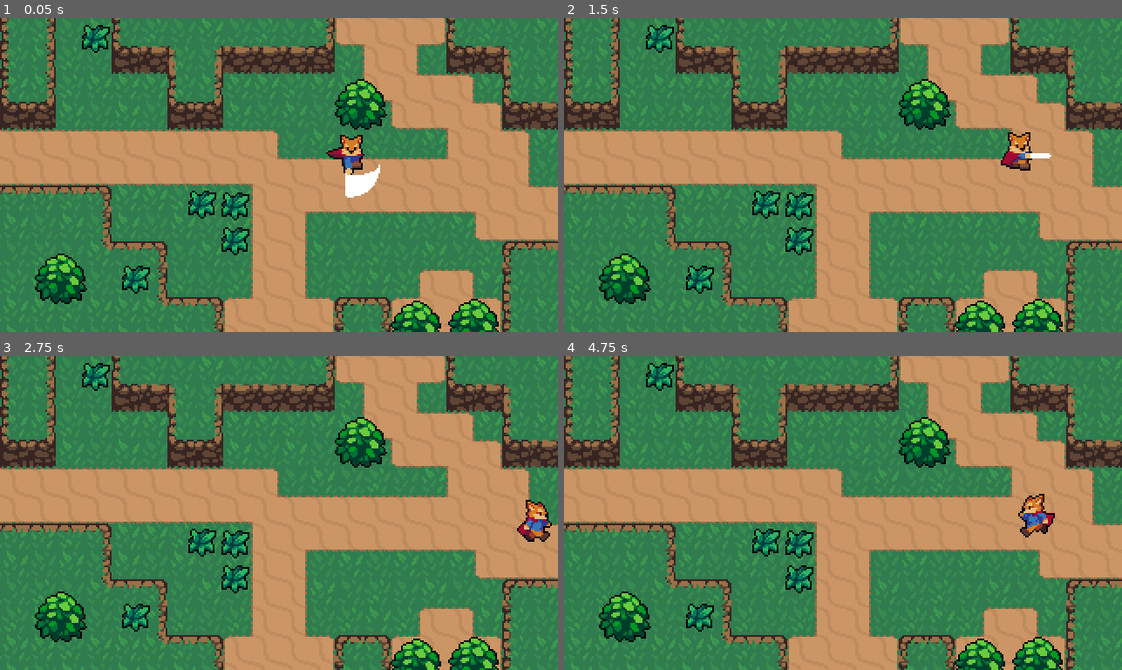
Above: before the commit, frames 1-4 (two rows, left to right).
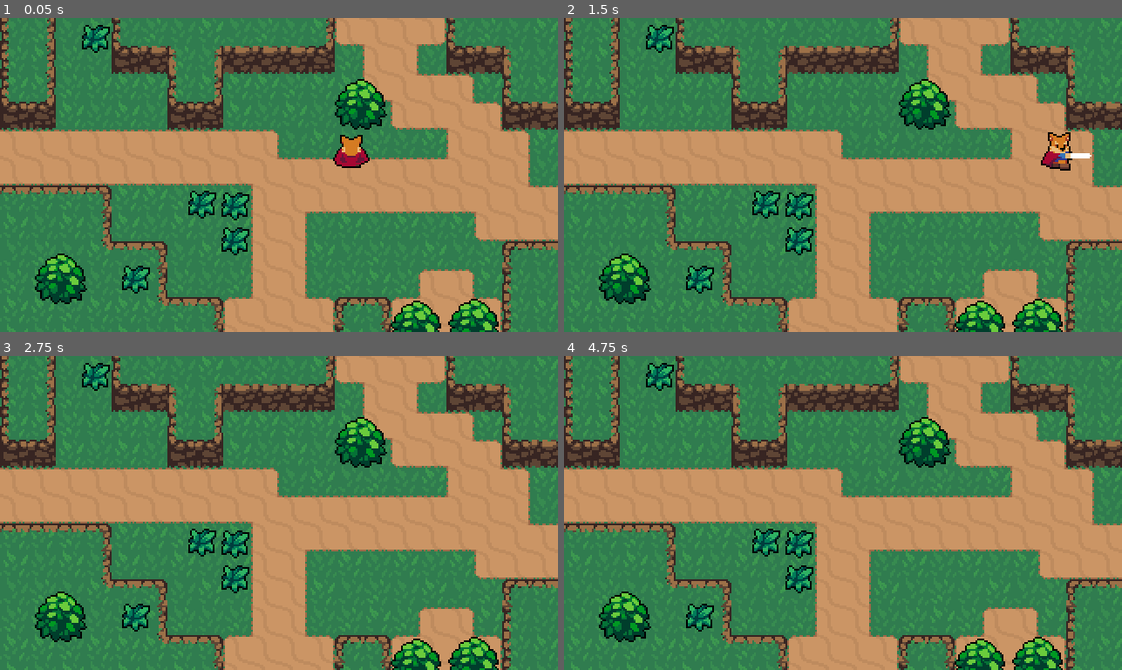
Above: after the commit, the same moments.

Repository: dmitriy-shmilo/hb-rpg
Game: Godot game, scene res://World.tscn
The game is run twice, just before and just after one commit, with the same random seed, the same clock (stepped at 60 frames per second) and the same inputs.
Inputs:
- Up to frame 1 (0.05 s): no input
- Up to frame 2 (1.5 s): tap Enter at 0.5 s; hold Right (ui_right) 0.53-1.28 s; tap Shift (roll, bound only after the commit) at 0.6 s; hold Down (ui_down) from 1.28 s (still down); tap Space (attack) at 1.35 s
- Up to frame 3 (2.75 s): tap Shift (roll, bound only after the commit) at 1.55, 2.1 s; release Down (ui_down) at 2.03 s; hold Right (ui_right) from 2.03 s (still down)
- Up to frame 4 (4.75 s): release Right (ui_right) at 2.78 s; hold Up (ui_up) 2.78-3.53 s; tap Shift (roll, bound only after the commit) at 2.85, 3.8, 4.35 s; tap Space (attack) at 3.5, 3.6 s; hold Left (ui_left) from 3.53 s (still down)

The runs differ from the first frame. In frame 1, 0.8% of the frame differs, in the area x 58-69%, y 38-58%; in frame 2, 1.1%, in the area x 78-95%, y 36-49%; in frame 3, 0.5%; in frame 4, 0.6%.

Commit message:
Lesson 12

Diff:
--- a/Player/Player.gd
+++ b/Player/Player.gd
@@ -12,6 +12,7 @@
 
 var state = STATE_MOVE
 var velocity = Vector2.ZERO
+var roll_vector = Vector2.DOWN
 onready var animationTree = $AnimationTree
 onready var animationState = $AnimationTree.get("parameters/playback")
 
@@ -23,7 +24,7 @@
 		STATE_MOVE:
 			move_state(delta)
 		STATE_ROLL:
-			pass
+			roll_state(delta)
 		STATE_ATTACK:
 			attack_state(delta)
 
@@ -36,20 +37,29 @@
 	input_vector = input_vector.normalized()
 
 	if input_vector != Vector2.ZERO:
+		roll_vector = input_vector
 		velocity = velocity.move_toward(input_vector * MAX_SPEED, \
 			ACCELERATION * delta)
 		animationTree.set("parameters/Idle/blend_position", input_vector)
 		animationTree.set("parameters/Run/blend_position", input_vector)
 		animationTree.set("parameters/Attack/blend_position", input_vector)
+		animationTree.set("parameters/Roll/blend_position", input_vector)
 		animationState.travel("Run")
 	else:
 		velocity = velocity.move_toward(Vector2.ZERO, FRICTION * delta)
 		animationState.travel("Idle")
 
-	velocity = move_and_slide(velocity)
+	move()
 
 	if Input.is_action_just_pressed("attack"):
 		state = STATE_ATTACK
+	elif Input.is_action_just_pressed("roll"):
+		state = STATE_ROLL
+
+func roll_state(delta):
+	velocity = roll_vector * MAX_SPEED * 1.5
+	animationState.travel("Roll")
+	move()
 
 func attack_state(delta):
 	velocity = Vector2.ZERO
@@ -57,3 +67,10 @@
 
 func attack_done():
 	state = STATE_MOVE
+
+func roll_done():
+	velocity = velocity * 0.8
+	state = STATE_MOVE
+
+func move():
+	velocity = move_and_slide(velocity)
--- a/Player/Player.tscn
+++ b/Player/Player.tscn
@@ -286,6 +286,126 @@
 "transitions": PoolRealArray( 1 ),
 "update": 1,
 "values": [ 6 ]
+}
+
+[sub_resource type="Animation" id=37]
+resource_name = "RollDown"
+length = 0.5
+tracks/0/type = "value"
+tracks/0/path = NodePath("Sprite:frame")
+tracks/0/interp = 1
+tracks/0/loop_wrap = true
+tracks/0/imported = false
+tracks/0/enabled = true
+tracks/0/keys = {
+"times": PoolRealArray( 0, 0.1, 0.2, 0.3, 0.4 ),
+"transitions": PoolRealArray( 1, 1, 1, 1, 1 ),
+"update": 1,
+"values": [ 55, 56, 57, 58, 59 ]
+}
+tracks/1/type = "method"
+tracks/1/path = NodePath(".")
+tracks/1/interp = 1
+tracks/1/loop_wrap = true
+tracks/1/imported = false
+tracks/1/enabled = true
+tracks/1/keys = {
+"times": PoolRealArray( 0.5 ),
+"transitions": PoolRealArray( 1 ),
+"values": [ {
+"args": [  ],
+"method": "roll_done"
+} ]
+}
+
+[sub_resource type="Animation" id=38]
+resource_name = "RollLeft"
+length = 0.5
+tracks/0/type = "value"
+tracks/0/path = NodePath("Sprite:frame")
+tracks/0/interp = 1
+tracks/0/loop_wrap = true
+tracks/0/imported = false
+tracks/0/enabled = true
+tracks/0/keys = {
+"times": PoolRealArray( 0, 0.1, 0.2, 0.3, 0.4 ),
+"transitions": PoolRealArray( 1, 1, 1, 1, 1 ),
+"update": 1,
+"values": [ 50, 51, 52, 53, 54 ]
+}
+tracks/1/type = "method"
+tracks/1/path = NodePath(".")
+tracks/1/interp = 1
+tracks/1/loop_wrap = true
+tracks/1/imported = false
+tracks/1/enabled = true
+tracks/1/keys = {
+"times": PoolRealArray( 0.5 ),
+"transitions": PoolRealArray( 1 ),
+"values": [ {
+"args": [  ],
+"method": "roll_done"
+} ]
+}
+
+[sub_resource type="Animation" id=36]
+resource_name = "RollRight"
+length = 0.5
+tracks/0/type = "value"
+tracks/0/path = NodePath("Sprite:frame")
+tracks/0/interp = 1
+tracks/0/loop_wrap = true
+tracks/0/imported = false
+tracks/0/enabled = true
+tracks/0/keys = {
+"times": PoolRealArray( 0, 0.1, 0.2, 0.3, 0.4 ),
+"transitions": PoolRealArray( 1, 1, 1, 1, 1 ),
+"update": 1,
+"values": [ 40, 41, 42, 43, 44 ]
+}
+tracks/1/type = "method"
+tracks/1/path = NodePath(".")
+tracks/1/interp = 1
+tracks/1/loop_wrap = true
+tracks/1/imported = false
+tracks/1/enabled = true
+tracks/1/keys = {
+"times": PoolRealArray( 0.5 ),
+"transitions": PoolRealArray( 1 ),
+"values": [ {
+"args": [  ],
+"method": "roll_done"
+} ]
+}
+
+[sub_resource type="Animation" id=39]
+resource_name = "RollUp"
+length = 0.5
+tracks/0/type = "value"
+tracks/0/path = NodePath("Sprite:frame")
+tracks/0/interp = 1
+tracks/0/loop_wrap = true
+tracks/0/imported = false
+tracks/0/enabled = true
+tracks/0/keys = {
+"times": PoolRealArray( 0, 0.1, 0.2, 0.3, 0.4 ),
+"transitions": PoolRealArray( 1, 1, 1, 1, 1 ),
+"update": 1,
+"values": [ 45, 46, 47, 48, 49 ]
+}
+tracks/1/type = "method"
+tracks/1/path = NodePath(".")
+tracks/1/interp = 1
+tracks/1/loop_wrap = true
+tracks/1/imported = false
+tracks/1/enabled = true
+tracks/1/keys = {
+"times": PoolRealArray( 0.5 ),
+"transitions": PoolRealArray( 1 ),
+"values": [ {
+"args": [  ],
+"method": "roll_done"
+} ]
 }
 
 [sub_resource type="Animation" id=10]
@@ -402,6 +522,31 @@
 max_space = Vector2( 1, 1.1 )
 blend_mode = 1
 
+[sub_resource type="AnimationNodeAnimation" id=40]
+animation = "RollLeft"
+
+[sub_resource type="AnimationNodeAnimation" id=41]
+animation = "RollDown"
+
+[sub_resource type="AnimationNodeAnimation" id=42]
+animation = "RollRight"
+
+[sub_resource type="AnimationNodeAnimation" id=43]
+animation = "RollUp"
+
+[sub_resource type="AnimationNodeBlendSpace2D" id=44]
+blend_point_0/node = SubResource( 40 )
+blend_point_0/pos = Vector2( -1, 0 )
+blend_point_1/node = SubResource( 41 )
+blend_point_1/pos = Vector2( 0, 1 )
+blend_point_2/node = SubResource( 42 )
+blend_point_2/pos = Vector2( 1, 0 )
+blend_point_3/node = SubResource( 43 )
+blend_point_3/pos = Vector2( 0, -1.1 )
+min_space = Vector2( -1, -1.1 )
+max_space = Vector2( 1, 1.1 )
+blend_mode = 1
+
 [sub_resource type="AnimationNodeAnimation" id=24]
 animation = "RunLeft"
 
@@ -435,14 +580,20 @@
 
 [sub_resource type="AnimationNodeStateMachineTransition" id=32]
 
+[sub_resource type="AnimationNodeStateMachineTransition" id=45]
+
+[sub_resource type="AnimationNodeStateMachineTransition" id=46]
+
 [sub_resource type="AnimationNodeStateMachine" id=33]
 states/Attack/node = SubResource( 18 )
 states/Attack/position = Vector2( 344, 227.5 )
 states/Idle/node = SubResource( 23 )
 states/Idle/position = Vector2( 345, 121 )
+states/Roll/node = SubResource( 44 )
+states/Roll/position = Vector2( 344.25, 32.5 )
 states/Run/node = SubResource( 28 )
 states/Run/position = Vector2( 546, 121 )
-transitions = [ "Idle", "Run", SubResource( 29 ), "Run", "Idle", SubResource( 30 ), "Attack", "Idle", SubResource( 31 ), "Idle", "Attack", SubResource( 32 ) ]
+transitions = [ "Idle", "Run", SubResource( 29 ), "Run", "Idle", SubResource( 30 ), "Attack", "Idle", SubResource( 31 ), "Idle", "Attack", SubResource( 32 ), "Idle", "Roll", SubResource( 45 ), "Roll", "Idle", SubResource( 46 ) ]
 start_node = "Idle"
 
 [sub_resource type="AnimationNodeStateMachinePlayback" id=34]
@@ -458,7 +609,7 @@
 position = Vector2( 0, -9 )
 texture = ExtResource( 2 )
 hframes = 60
-frame = 37
+frame = 49
 
 [node name="CollisionShape2D" type="CollisionShape2D" parent="."]
 rotation = -1.5708
@@ -473,6 +624,10 @@
 anims/IdleLeft = SubResource( 7 )
 anims/IdleRight = SubResource( 8 )
 anims/IdleUp = SubResource( 9 )
+anims/RollDown = SubResource( 37 )
+anims/RollLeft = SubResource( 38 )
+anims/RollRight = SubResource( 36 )
+anims/RollUp = SubResource( 39 )
 anims/RunDown = SubResource( 10 )
 anims/RunLeft = SubResource( 11 )
 anims/RunRight = SubResource( 12 )
@@ -481,14 +636,16 @@
 [node name="AnimationTree" type="AnimationTree" parent="."]
 tree_root = SubResource( 33 )
 anim_player = NodePath("../AnimationPlayer")
+active = true
 parameters/playback = SubResource( 34 )
 parameters/Attack/blend_position = Vector2( -0.990942, 0.00287199 )
 parameters/Idle/blend_position = Vector2( -0.280797, 0.495961 )
+parameters/Roll/blend_position = Vector2( 0.00555551, -0.627897 )
 parameters/Run/blend_position = Vector2( 0.0280797, -0.260097 )
 
 [node name="Position2D" type="Position2D" parent="."]
 position = Vector2( 0, -4 )
-rotation = 1.5708
+rotation = 3.14159
 
 [node name="SwordHitbox" parent="Position2D" instance=ExtResource( 3 )]
 position = Vector2( 15, 1 )
--- a/project.godot
+++ b/project.godot
@@ -86,6 +86,11 @@
 "events": [ Object(InputEventKey,"resource_local_to_scene":false,"resource_name":"","device":0,"alt":false,"shift":false,"control":false,"meta":false,"command":false,"pressed":false,"scancode":32,"unicode":0,"echo":false,"script":null)
  ]
 }
+roll={
+"deadzone": 0.5,
+"events": [ Object(InputEventKey,"resource_local_to_scene":false,"resource_name":"","device":0,"alt":false,"shift":false,"control":false,"meta":false,"command":false,"pressed":false,"scancode":16777237,"unicode":0,"echo":false,"script":null)
+ ]
+}
 
 [layer_names]
 
Not shown: 1 places in Player/Player.tscn that only renumber resources
